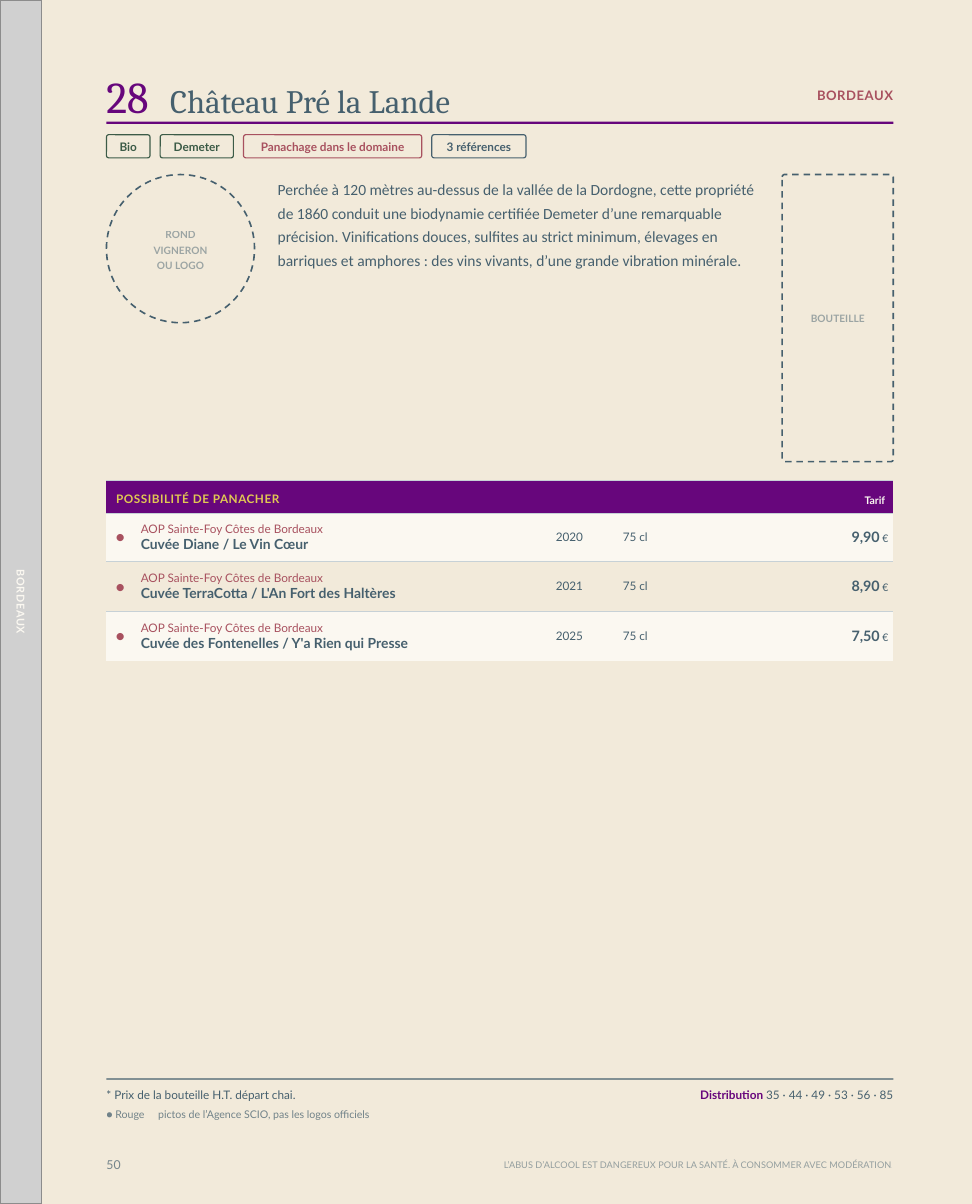
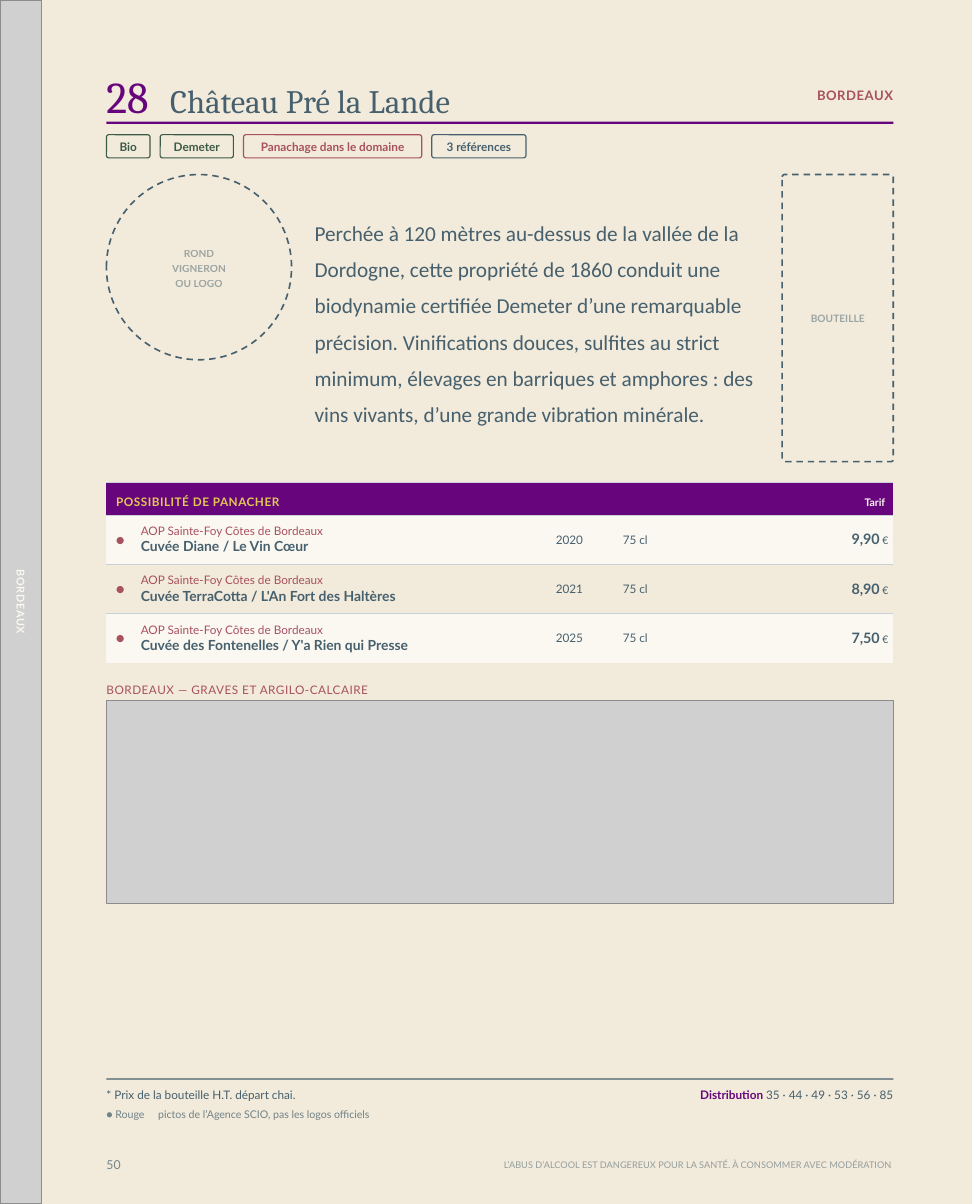
Before and after one commit to paudrysakho-collab/philippe1, a slide deck: slide 50 of dist/catalogue-scio-2026-canva.pptx. Drawn at 972x1204 pixels with LibreOffice and Linux fonts; fonts in the diff are those of the drawing; grey boxes stand for pictures. Boxes give left, top, right and bottom in pixels: in the first picture for what was removed or moved away, otherwise in the second. Text is boxed around its words. In the diff, an @@ line names an element or a change of style, - is before the commit and + after.

```diff
--- a/dist/catalogue-scio-2026-canva.pptx
+++ b/dist/catalogue-scio-2026-canva.pptx
@@ text "ROND" moved from (x1=154, y1=231, x2=208, y2=269) to (x1=172, y1=250, x2=226, y2=287) @@
@@ ellipse resized from (x1=107, y1=174, x2=255, y2=322) to (x1=107, y1=174, x2=291, y2=358) @@
@@ text "Perchée à 120 mètres au-dessus ..." moved from (x1=278, y1=184, x2=754, y2=269) to (x1=315, y1=226, x2=753, y2=426) @@
@@ text "Perchée à 120 mètres au-dessus ..." at (x1=315, y1=226, x2=753, y2=426): size 9.5 to 13 pt; line spacing 1.28 to 1.42; vertical alignment top to middle @@
@@ text added at (x1=106, y1=685, x2=368, y2=694), 7.2 pt, text #A8515F @@
+BORDEAUX — GRAVES ET ARGILO-CALCAIRE
@@ picture added at (x1=107, y1=700, x2=893, y2=903) @@
```
Also in this commit, not shown: 49 other slides changed, 16 other files.
